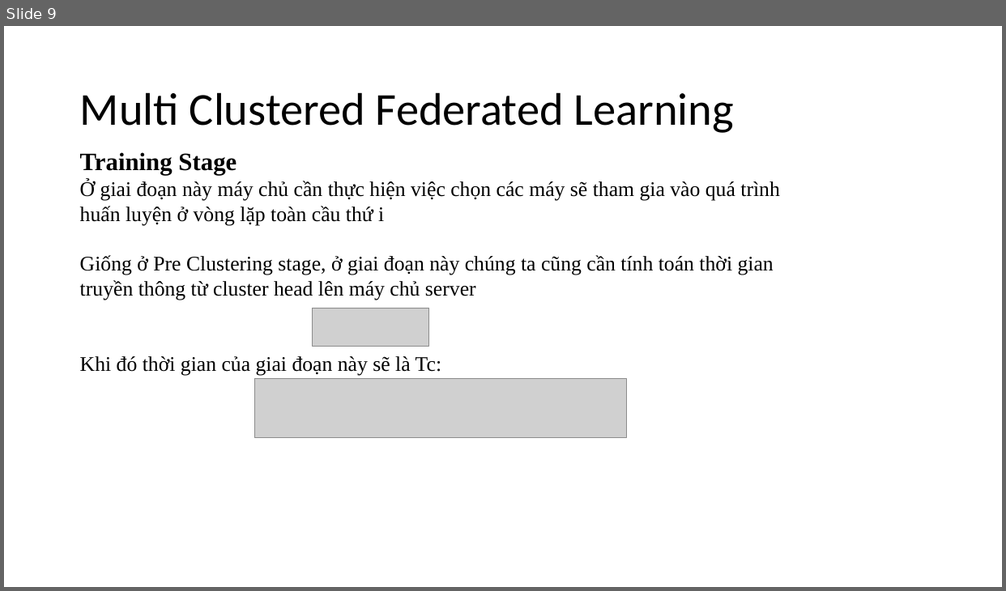
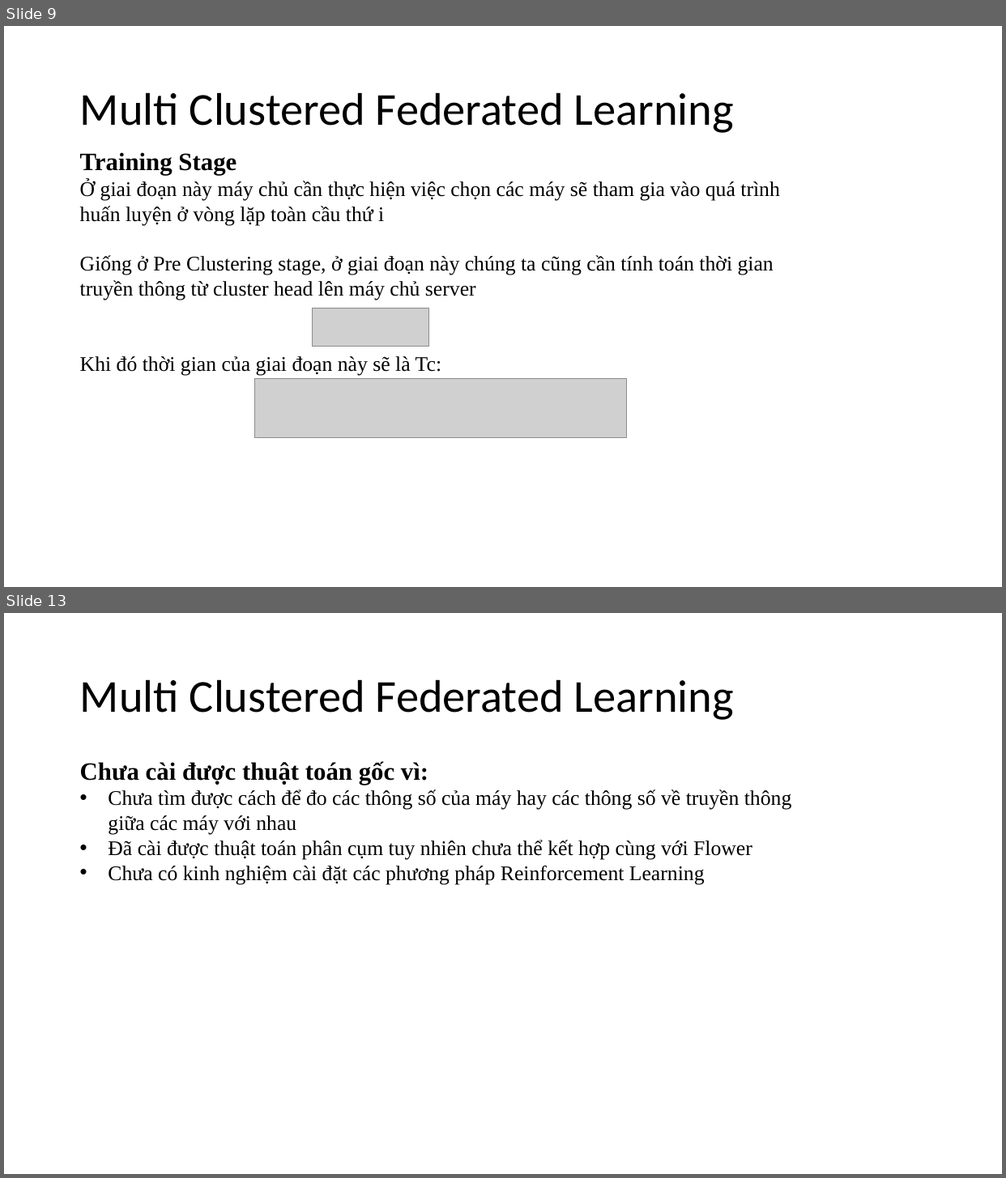
Before and after one commit to HieuHuyNguyenzz/Federated-Learning, a slide deck: Báo cáo FL lần 2/Báo cáo Federated Learning.pptx. Shown one above the other, each under a label of ours: slide 9 before the commit, slides 9 and 13 after it; the slides between them are not shown. The pictures are 1006x591 and 1006x1178 pixels, drawn with LibreOffice and Linux fonts; fonts in the diff are those of the drawing; grey boxes stand for pictures. Boxes give left, top, right and bottom in pixels: in the first picture for what was removed or moved away, otherwise in the second. Text is boxed around its words. In the diff, an @@ line names an element or a change of style, - is before the commit and + after.

```diff
--- a/Báo cáo FL lần 2/Báo cáo Federated Learning.pptx
+++ b/Báo cáo FL lần 2/Báo cáo Federated Learning.pptx
@@ slide 13 added at (4,613,1002,1174), background #FFFFFF @@
@@ title added at (80,679,734,720), 44 pt, text #000000 @@
+Multi Clustered Federated Learning
@@ text added at (80,761,792,885), 20 pt, text #000000 @@
+Chưa cài được thuật toán gốc vì:
+• Chưa tìm được cách để đo các thông số của máy hay các thông số về truyền thông giữa các máy với nhau
+• Đã cài được thuật toán phân cụm tuy nhiên chưa thể kết hợp cùng với Flower
+• Chưa có kinh nghiệm cài đặt các phương pháp Reinforcement Learning
```
Also in this commit, not shown: 5 slides changed, 6 other slides added, 2 other files.
